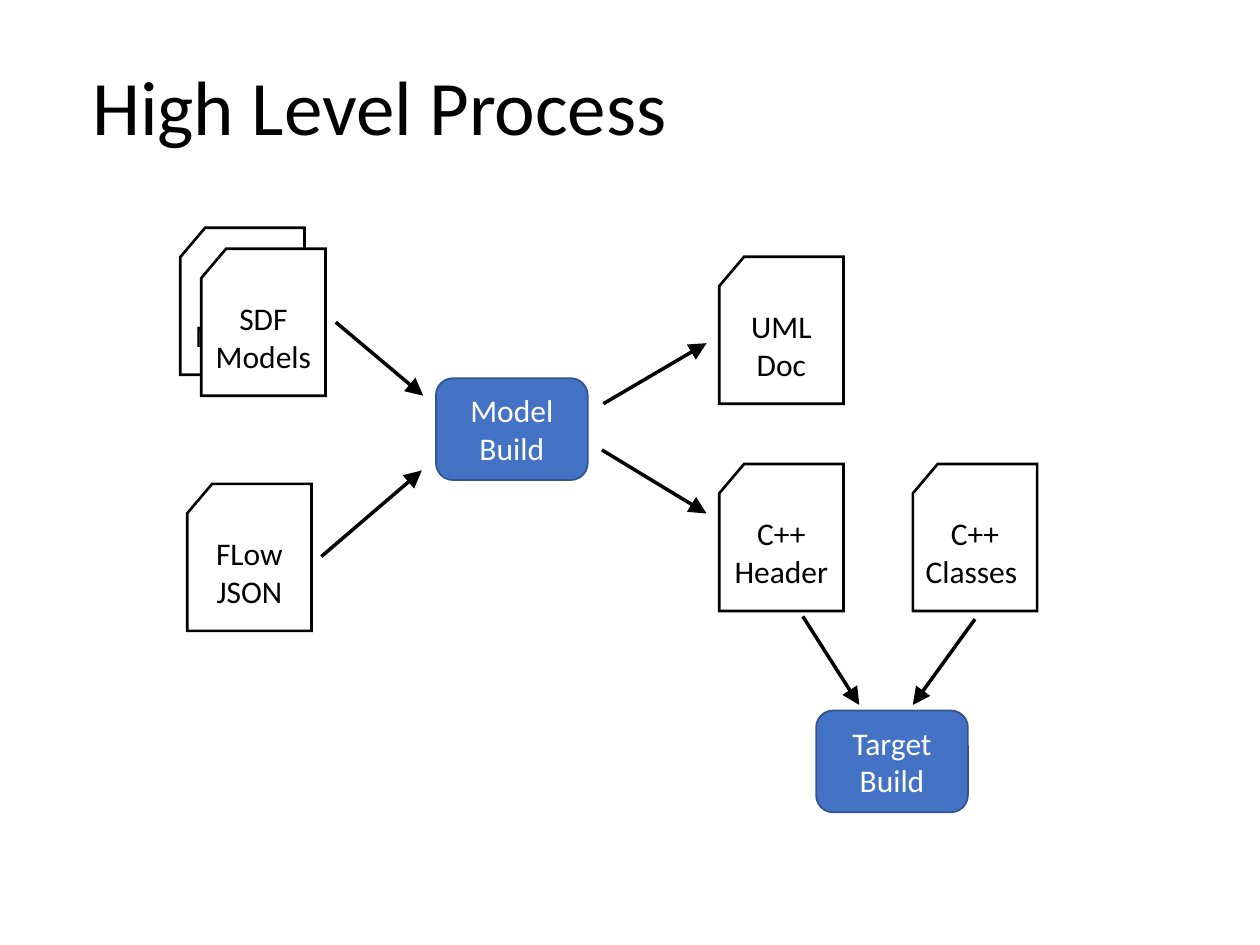
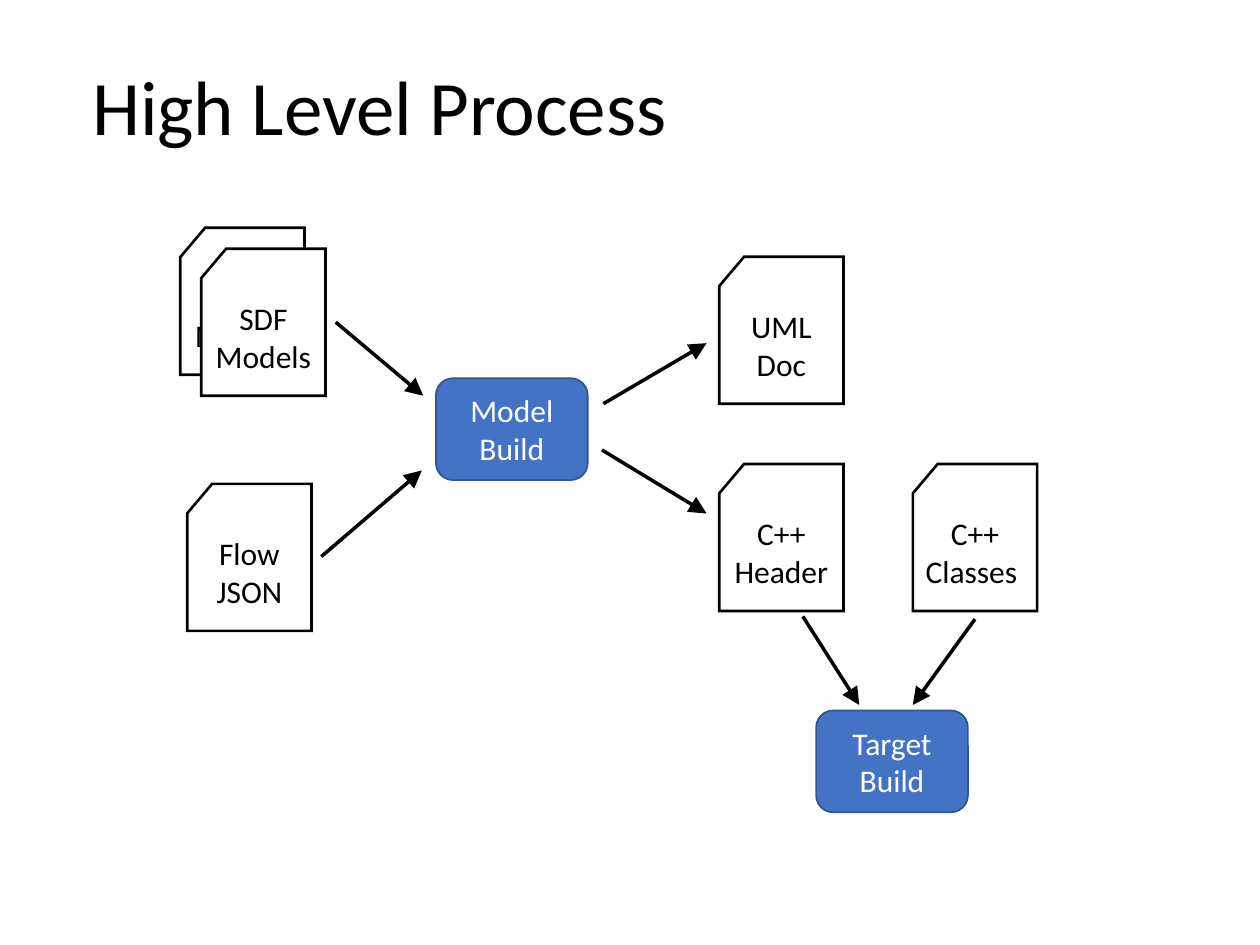
Before and after one commit to mjkoster/ObjectFlow, a slide deck: slide 11 of Documents/ObjectFlow.pptx. Drawn at 1260x945 pixels with LibreOffice and Linux fonts; fonts in the diff are those of the drawing. Boxes give left, top, right and bottom in pixels: in the first picture for what was removed or moved away, otherwise in the second. Text is boxed around its words. In the diff, an @@ line names an element or a change of style, - is before the commit and + after.

```diff
--- a/Documents/ObjectFlow.pptx
+++ b/Documents/ObjectFlow.pptx
@@ text in flow chart punched card at <box>217,543,283,604</box>: text changed @@
-FLow JSON
+Flow JSON
```
Also in this commit, not shown: 4 other slides changed, 1 other file.
